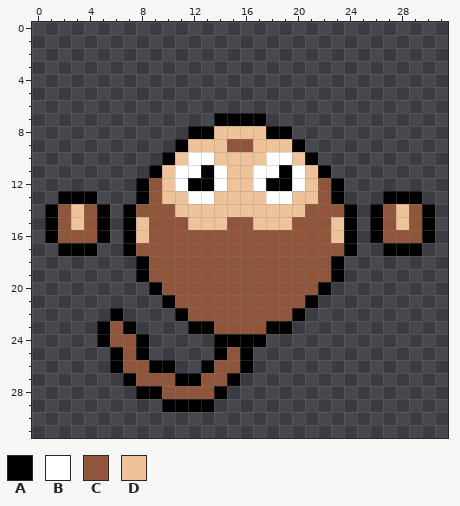
Pixel-art sprite: assets/sprites/monke.png. This is how it looked before the edit.
The file is 32x32 pixels.
Palette (. is transparent): A #000000  B #ffffff  C #8f563b  D #eec39a
After the commit:
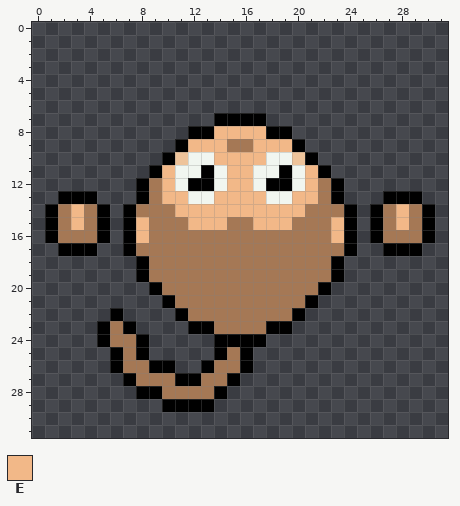
Colours new in this view: E #f2b888
Diff:
{"colour":"B","old":"#ffffff","new":"#f1f6f0"}
{"colour":"C","old":"#8f563b","new":"#a57855"}
{"y":8,"x":14,"old":"DDDD","new":"EEEE"}
{"y":9,"x":12,"old":"DDD","new":"EEE"}
{"y":9,"x":17,"old":"DDD","new":"EEE"}
{"y":10,"x":14,"old":"DDDD","new":"EEEE"}
{"y":11,"x":10,"old":"D","new":"E"}
{"y":11,"x":15,"old":"DD","new":"EE"}
{"y":11,"x":21,"old":"D","new":"E"}
{"y":12,"x":10,"old":"D","new":"E"}
{"y":12,"x":15,"old":"DD","new":"EE"}
{"y":12,"x":21,"old":"D","new":"E"}
{"y":13,"x":10,"old":"DD","new":"EE"}
{"y":13,"x":14,"old":"DDDD","new":"EEEE"}
{"y":13,"x":20,"old":"DD","new":"EE"}
{"y":14,"x":3,"old":"D","new":"E"}
{"y":14,"x":11,"old":"DDDDDDDDDD","new":"EEEEEEEEEE"}
{"y":14,"x":28,"old":"D","new":"E"}
{"y":15,"x":3,"old":"D","new":"E"}
{"y":15,"x":8,"old":"D","new":"E"}
{"y":15,"x":12,"old":"DDD","new":"EEE"}
{"y":15,"x":17,"old":"DDD","new":"EEE"}
{"y":15,"x":23,"old":"D","new":"E"}
{"y":15,"x":28,"old":"D","new":"E"}
{"y":16,"x":8,"old":"D","new":"E"}
{"y":16,"x":23,"old":"D","new":"E"}
{"label":"changed","picture_box":[58,126,344,399]}
{"label":"changed","picture_box":[383,204,422,243]}
